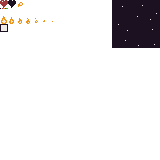
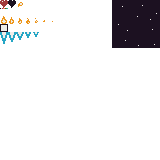
Layer changes from the first (160, 160) image to the second:
painted on "Lag" over [left=0, top=32, right=39, bottom=44]
